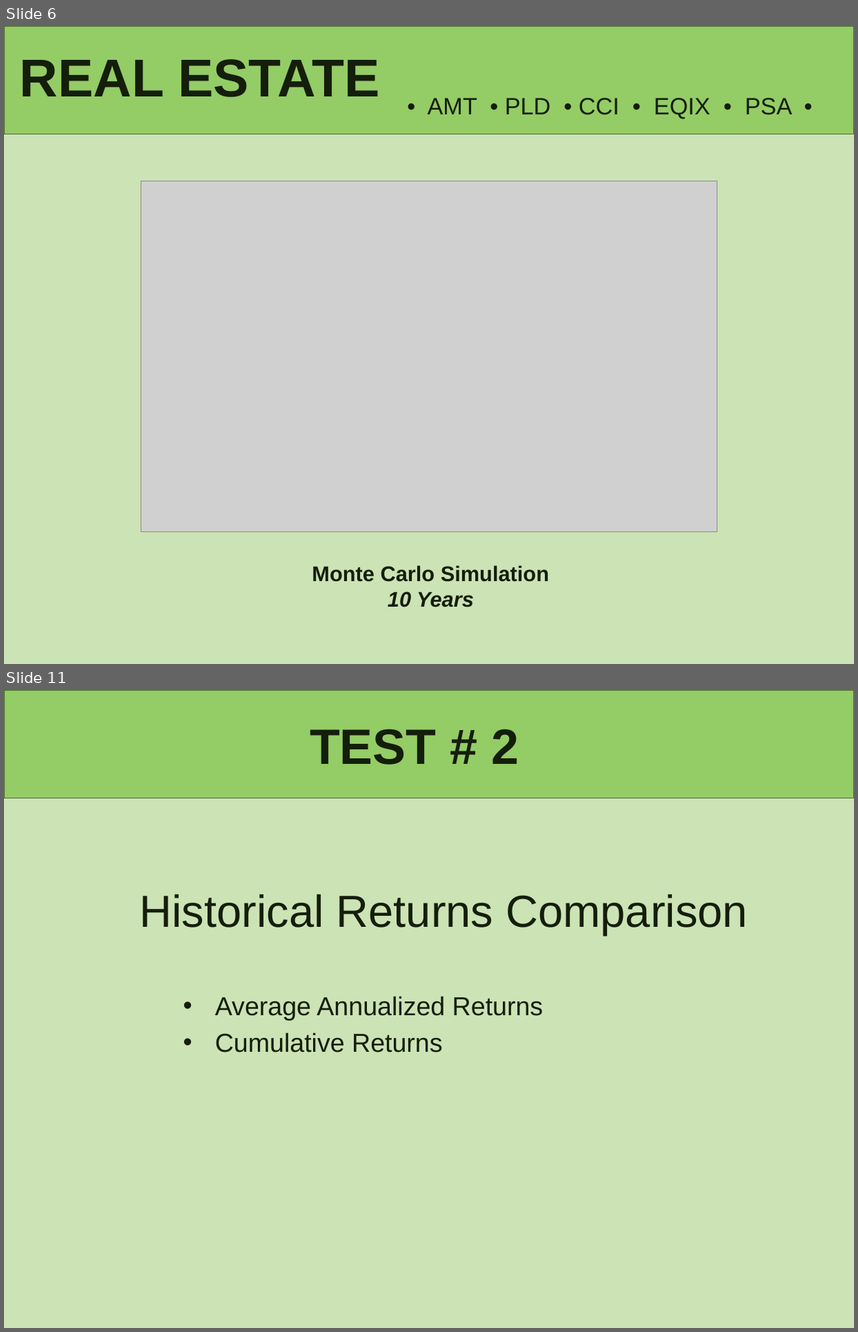
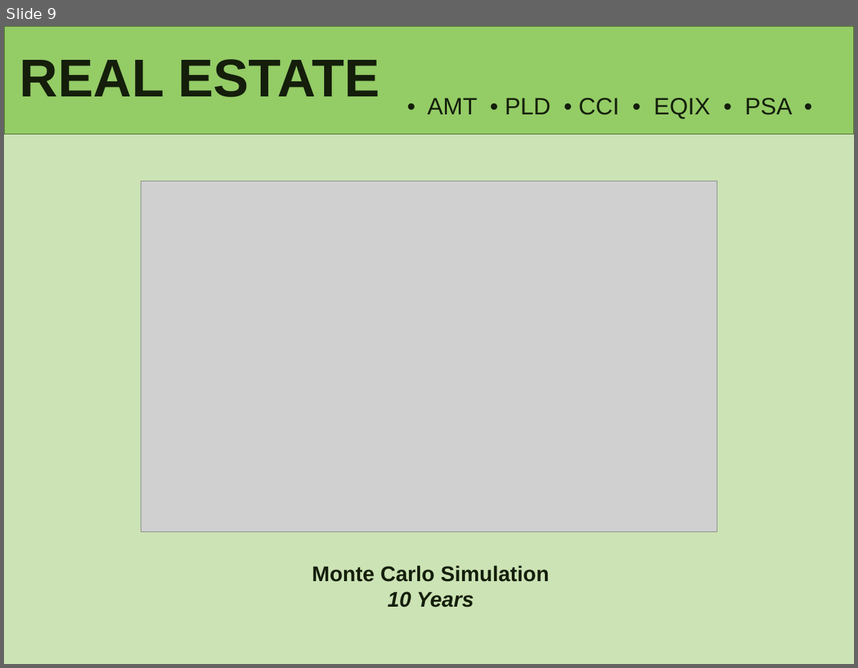
Before and after one commit to lindseyhardouin/Challenging_the_Status_Quo, a slide deck: presentation/P1- Challening the Status Quo.pptx. Shown one above the other, each under a label of ours: slides 6 and 11 before the commit, slide 9 after it; the slides between them are not shown. The pictures are 858x1332 and 858x668 pixels, drawn with LibreOffice and Linux fonts; fonts in the diff are those of the drawing; grey boxes stand for pictures. Boxes give left, top, right and bottom in pixels: in the first picture for what was removed or moved away, otherwise in the second. Text is boxed around its words. In the diff, an @@ line names an element or a change of style, - is before the commit and + after.

```diff
--- a/presentation/P1- Challening the Status Quo.pptx
+++ b/presentation/P1- Challening the Status Quo.pptx
@@ slide 11 removed at (x1=4, y1=690, x2=854, y2=1328), background #CCE3B5; not listed: 1 template element that a slide beside it also shows @@
@@ title removed at (x1=310, y1=729, x2=519, y2=765) @@
-TEST # 2
@@ text removed at (x1=139, y1=894, x2=748, y2=936) @@
-Historical Returns Comparison
@@ text removed at (x1=215, y1=996, x2=544, y2=1052) @@
-• Average Annualized Returns
-• Cumulative Returns
@@ what was slide 6 is now slide 9 @@
```
Also in this commit, not shown: 9 slides changed, 2 slides added.
